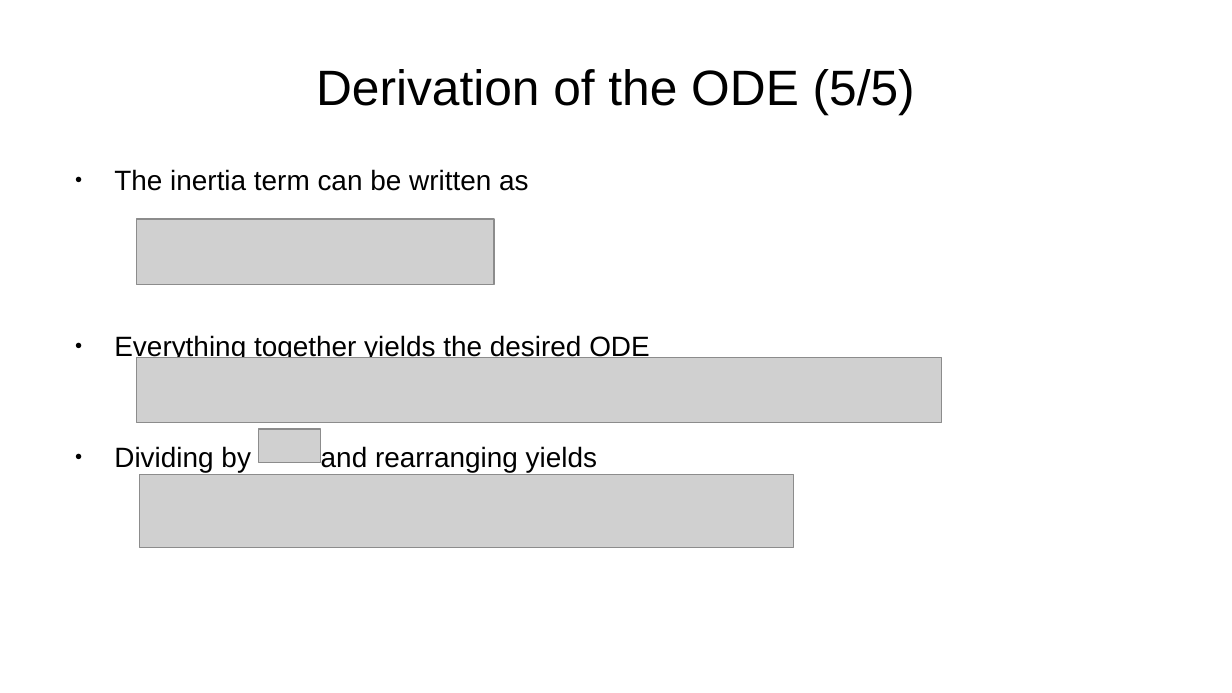
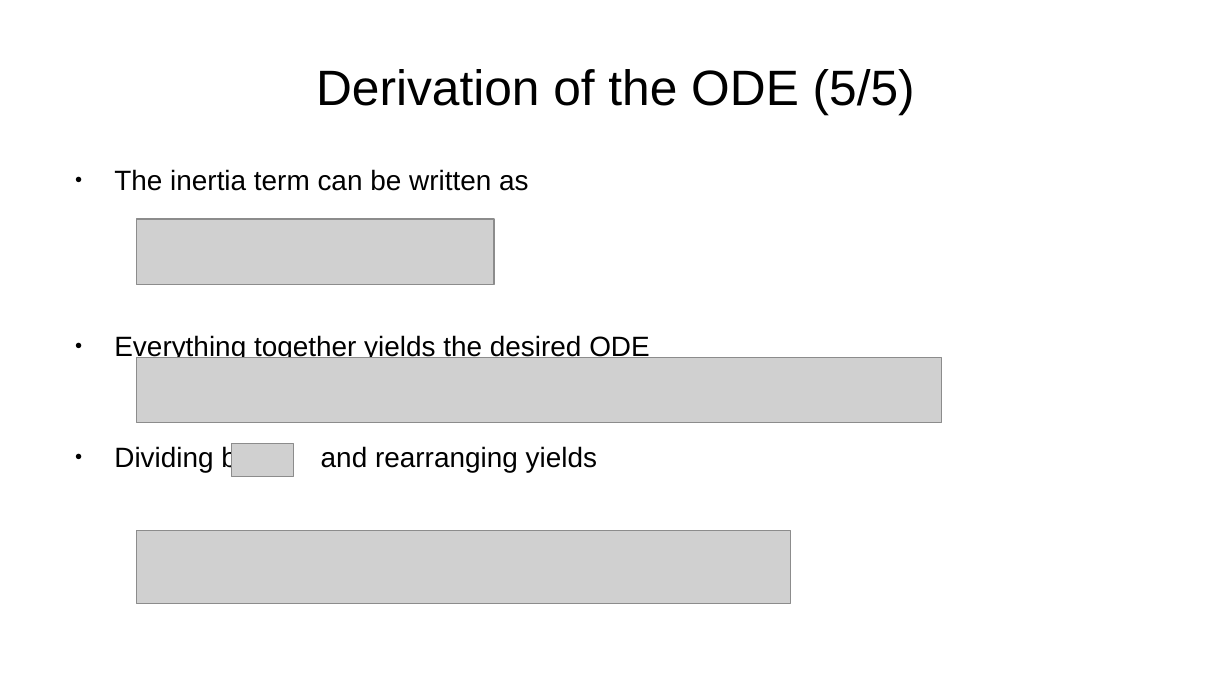
Before and after one commit to ManuelRatz/ratzVKI, a slide deck: slide 8 of Slides/equation_derivation.odp. Drawn at 1232x693 pixels with LibreOffice and Linux fonts; fonts in the diff are those of the drawing; grey boxes stand for pictures. Boxes give left, top, right and bottom in pixels: in the first picture for what was removed or moved away, otherwise in the second. Text is boxed around its words. In the diff, an @@ line names an element or a change of style, - is before the commit and + after.

```diff
--- a/Slides/equation_derivation.odp
+++ b/Slides/equation_derivation.odp
@@ text "The inertia term can be ..." at [114, 169, 649, 472]: indent changed @@
@@ picture: place and size @@
-picture at [259, 429, 322, 463]
+picture at [231, 444, 294, 477]
@@ picture: place and size @@
-picture at [140, 474, 794, 548]
+picture at [136, 531, 790, 605]
```
Also in this commit, not shown: 7 other slides changed, 3 other files.
